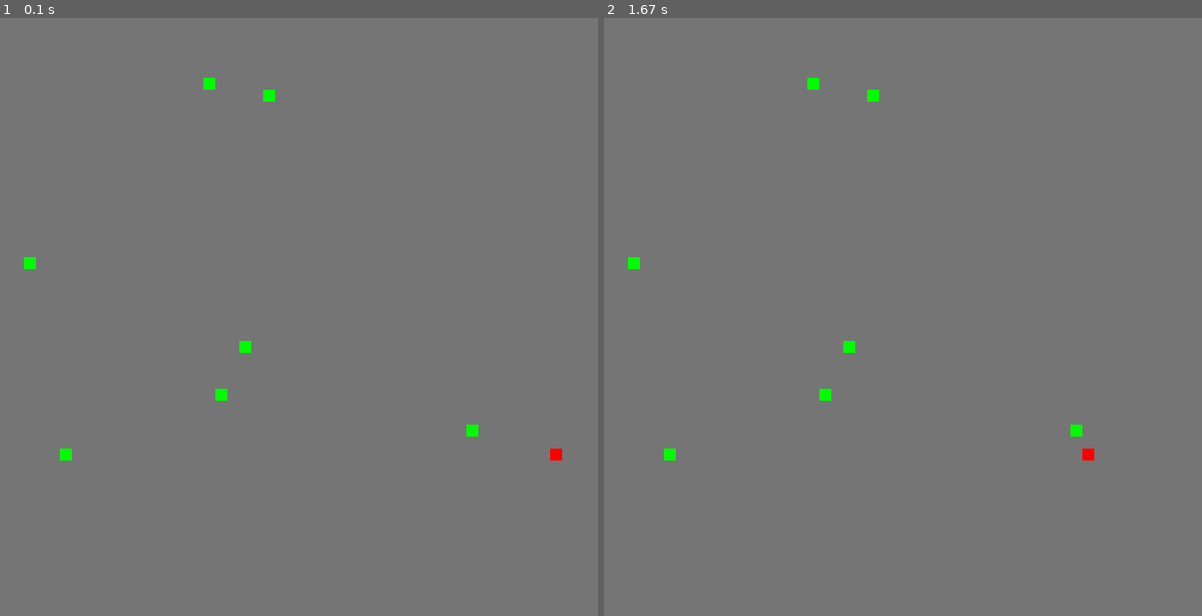
Above: before the commit, frames 1-2 (left to right).
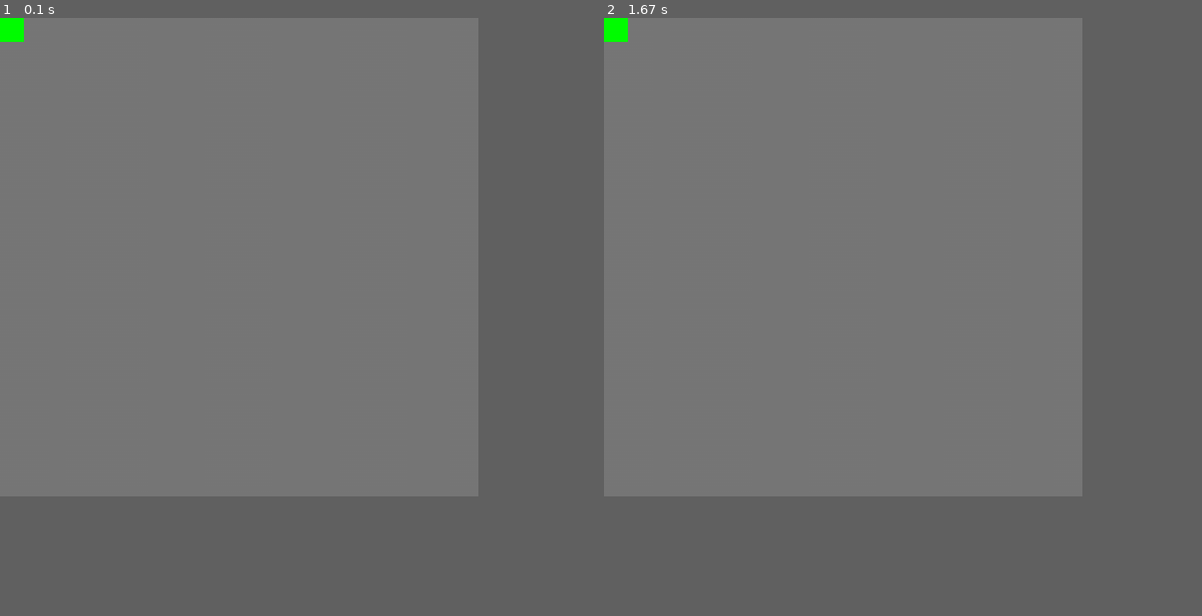
Above: after the commit, the same moments.

Repository: bobeta-c/Personal
Game: pygame game, started from beanthing.py
The game is run twice, just before and just after one commit, with the same random seed, the same clock (stepped at 60 frames per second) and the same inputs.
Inputs (mouse positions are in pixels of both pictures, inside the frame that each line leads up to):
- Up to frame 1 (0.1 s): no input
- Up to frame 2 (1.67 s): click (843, 257) at 0.38 s
In our replay, the window is 900x900 before the commit and 720x720 after it. These sizes can differ from the game's own. Grey fills any space a smaller window leaves; there, only what the larger window draws over its background counts as a difference.

The runs differ from the first frame. In frame 1, 0.5% of the frame differs, in the area x 0-94%, y 0-74%; in frame 2, 0.5%.

Commit message:
graphicsWork

Diff:
--- a/beanthing.py
+++ b/beanthing.py
@@ -75,6 +75,8 @@
         moves X then Y
         '''
         goalLoc = func(self, field)
+        if not goalLoc:
+            return self.getPos()
         if goalLoc == self.getPos():
             return self.getPos()
         if goalLoc[0] != self.getX():
@@ -111,7 +113,10 @@
     def randomPopulation(self, percentChance = .3):
         for x in self.plot:
             if (random.random() <= percentChance):
-                self.plot[x][0] = 1
+                self.plot[x][0] += 1
+    def controlledPopulation(self, locations):
+        for x in locations:
+            self.plot[x][0] += 1
     def __str__(self):
         string = ''
         for y in range(self.sizeY):
@@ -125,17 +130,18 @@
             string = string + '\n'
         return string[:-1]
     def display(self, screen):
-        screen.fill((0,255,0))
         dimensions = screen.get_size()
         xIncrement = dimensions[0]//self.sizeX
         yIncrement = dimensions[1]//self.sizeY
         for i in self.plot:
-            if len(self.plot[i][1]) > 0:
-                pygame.draw.rect(screen, (255,0,0), pygame.Rect((i[0]*xIncrement, i[1]*yIncrement),((i[0]+1)*xIncrement, (i[1]+1)*yIncrement)))
-            elif self.plot[i][0] > 0:
-                pygame.draw.rect(screen, (0,255,0), pygame.Rect((i[0]*xIncrement, i[1]*yIncrement),((i[0]+1)*xIncrement, (i[1]+1)*yIncrement)))
+            index = (i[0],self.sizeY-i[1]-1)
+            #index = i
+            if len(self.plot[index][1]) > 0:
+                pygame.draw.rect(screen, (255,0,0), pygame.Rect((index[0]*xIncrement, index[1]*yIncrement),((index[0]+1)*xIncrement, (index[1]+1)*yIncrement)))
+            elif self.plot[index][0] > 0:
+                pygame.draw.rect(screen, (0,255,0), pygame.Rect((index[0]*xIncrement, index[1]*yIncrement),((index[0]+1)*xIncrement, (index[1]+1)*yIncrement)))
             else:
-                pygame.draw.rect(screen, (120,120,120), pygame.Rect((i[0]*xIncrement, i[1]*yIncrement),((i[0]+1)*xIncrement, (i[1]+1)*yIncrement)))
+                pygame.draw.rect(screen, (120,120,120), pygame.Rect((index[0]*xIncrement, index[1]*yIncrement),((index[0]+1)*xIncrement, (index[1]+1)*yIncrement)))
         pygame.display.flip()
     def beanPopulate(self, beans):
         perSide = int(len(beans)/4)
@@ -173,6 +179,8 @@
                 if issubclass(type(self.plot[x][1][y]), bean) and self.plot[x][1][y].getPos() != x:
                     self.plot[x][1].remove(self.plot[x][1][y])
 
+
+
 def mainFunc():
     A = hungry_bean('a', 3, 1, 1)
     B = hungry_bean('b', 2.6, 1, 1)
@@ -207,26 +215,30 @@
     pygame.display.set_caption('test')
 
 
-    screen = pygame.display.set_mode((1000, 1000))
+    screen = pygame.display.set_mode((800, 800))
     screen.fill((0,120,255))
     screen.blit(image, (240-32,180-32))
 
     C = hungry_bean('c', 1, 1, 1)
-    c = field('c', 50, 50)
-    c.randomPopulation(.005)
-    c.beanPopulate([C])
+    c = field('c', 20, 20)
+    c.controlledPopulation([(0,0)])
+    C.move(19,19)
+    c.updateLocs([C])
+    #c.beanPopulate([C])
 
     while C.nextSquare(c, hungry_bean.pathFind) != C.getPos():
         c.display(screen)
         print(C.getPos())
         c.moveBean(C, C.nextSquare(c, hungry_bean.pathFind))
-        while True:
+        waiting = True
+        while waiting:
             for event in pygame.event.get():
                 if event.type == pygame.QUIT:
                     pygame.quit()
                     #sys.exit()
-            if event.type == pygame.MOUSEBUTTONDOWN:
-                break
+                if event.type == pygame.MOUSEBUTTONDOWN:
+                    waiting = False
+                    break
 
     running = True
     while running:
